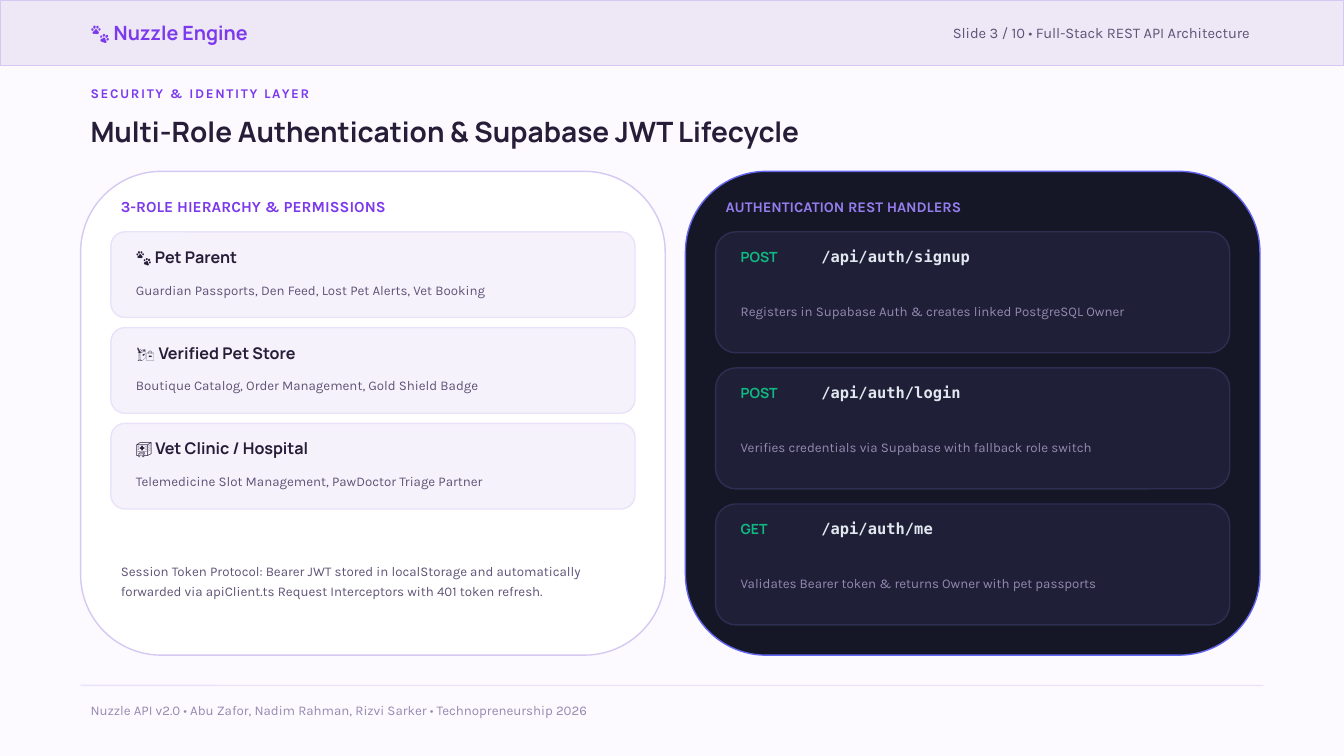
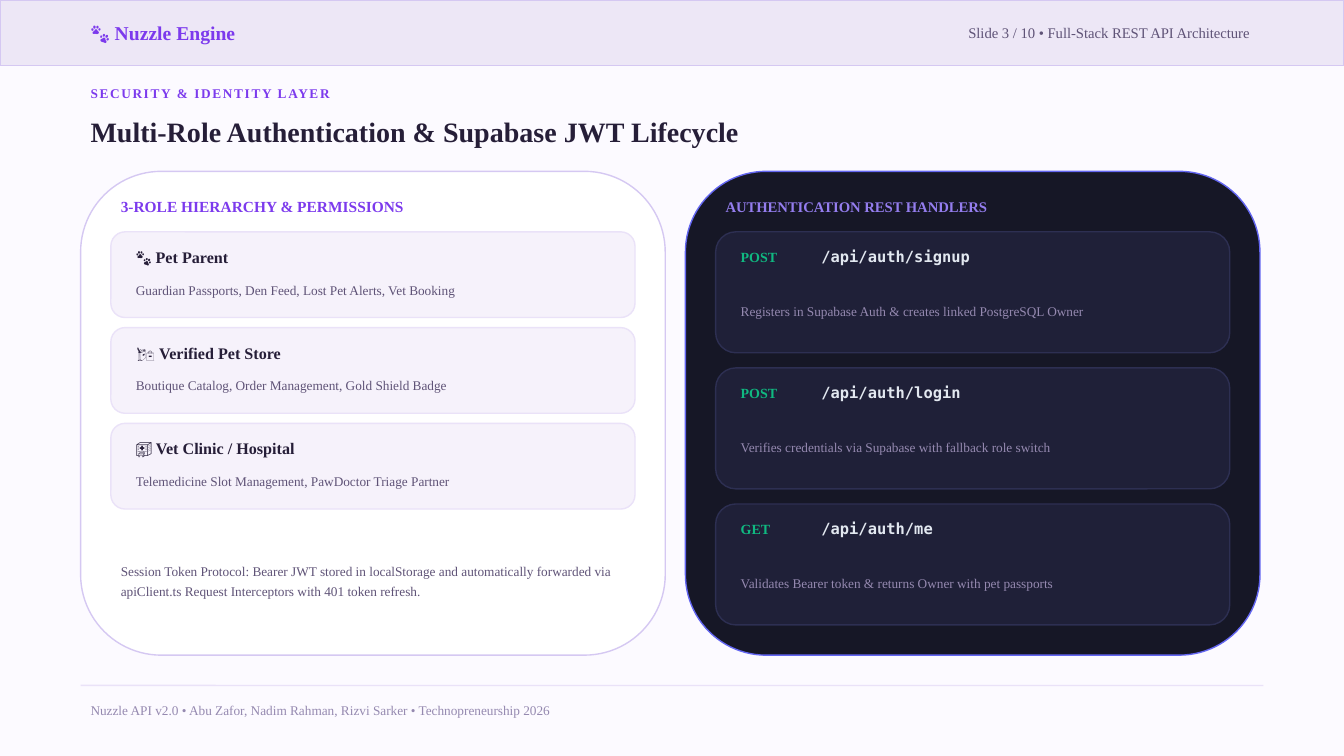
Before and after one commit to zafor2002/nuzzle-, a slide deck: slide 3 of Nuzzle_REST_API_Architecture_v2.pptx. Drawn at 1344x756 pixels with LibreOffice and Linux fonts; fonts in the diff are those of the drawing. Boxes give left, top, right and bottom in pixels: in the first picture for what was removed or moved away, otherwise in the second. Text is boxed around its words. In the diff, an @@ line names an element or a change of style, - is before the commit and + after.

Commit message:
style: update all presentation fonts to Times New Roman

```diff
--- a/Nuzzle_REST_API_Architecture_v2.pptx
+++ b/Nuzzle_REST_API_Architecture_v2.pptx
@@ font Manrope to Times New Roman in 8 elements at [115,26,235,45], [91,122,738,147], [156,252,228,263], [159,347,280,359], [156,443,294,458], [741,253,777,262], [741,389,777,398], [741,525,770,534] @@
@@ font Karla to Times New Roman in 12 elements at [968,28,1250,38], [81,81,1263,106], [91,706,550,718], [121,202,403,212], [136,286,455,298], [136,381,447,393], [136,477,449,489], [121,566,611,599], [726,202,987,212], [741,307,1083,319], [741,443,1051,455], [741,579,1053,591] @@
```
Also in this commit, not shown: 9 other slides changed, 9 other files.
